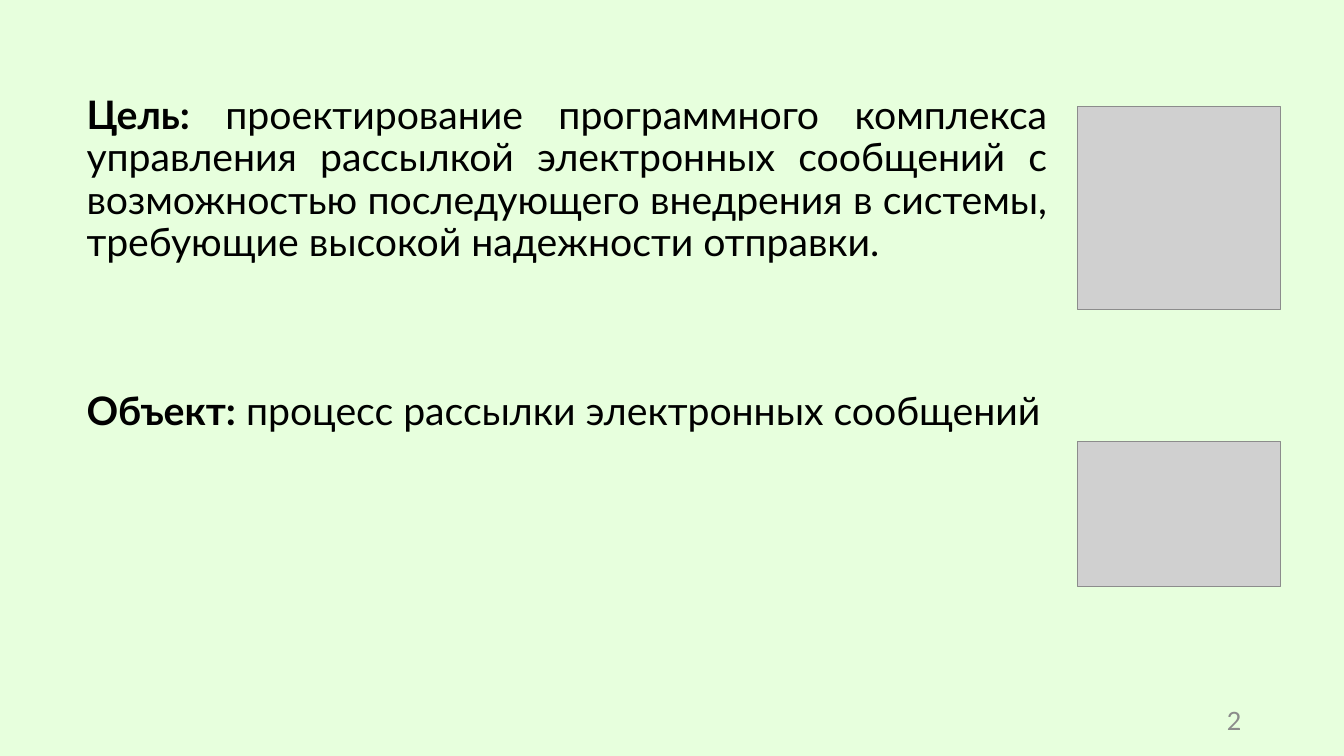
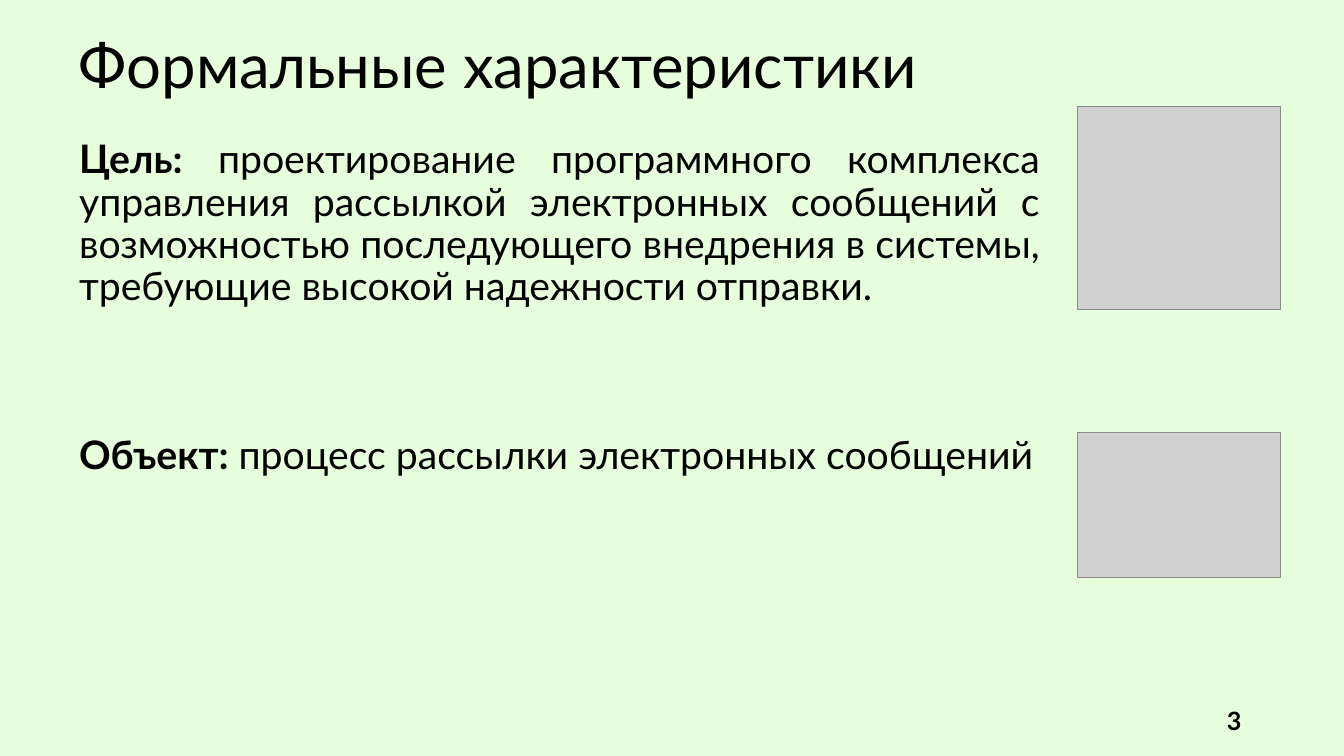
Before and after one commit to R0bari/MessageDeliveryService, a slide deck: slide 3 of Презентация/Сухарев. ВКР.pptx (slide 2 before the commit). Drawn at 1344x756 pixels with LibreOffice and Linux fonts; fonts in the diff are those of the drawing; grey boxes stand for pictures. Boxes give left, top, right and bottom in pixels: in the first picture for what was removed or moved away, otherwise in the second. Text is boxed around its words. In the diff, an @@ line names an element or a change of style, - is before the commit and + after.

```diff
--- a/Презентация/Сухарев. ВКР.pptx
+++ b/Презентация/Сухарев. ВКР.pptx
@@ text added at <box>79,42,917,99</box>, 44 pt, text #000000 @@
+Формальные характеристики
@@ text "Цель: проектирование программного комплекса управления ...": place and size @@
-text "Цель: проектирование программного комплекса управления ..." at <box>87,100,1048,432</box>
+text "Цель: проектирование программного комплекса управления ..." at <box>79,144,1040,476</box>
@@ picture: place and size @@
-picture at <box>1078,442,1281,587</box>
+picture at <box>1078,433,1281,578</box>
@@ page number at <box>1227,711,1242,731</box>: text changed; text colour #8C8C8C to #000000; bold on @@
-2
+3
```
Also in this commit, not shown: 10 other slides changed, 2 slides added, 10 other files.
